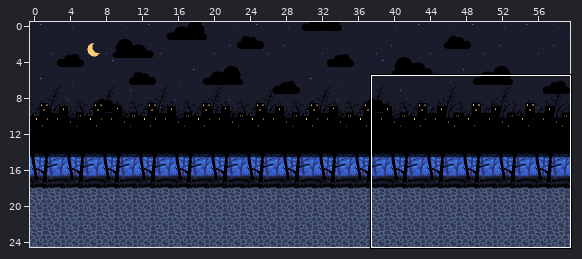
Level history. Tiled map: assets/tilemap.tmx. Above, an overview of the earlier version with the close-up marked.
Close-up. Earlier state:
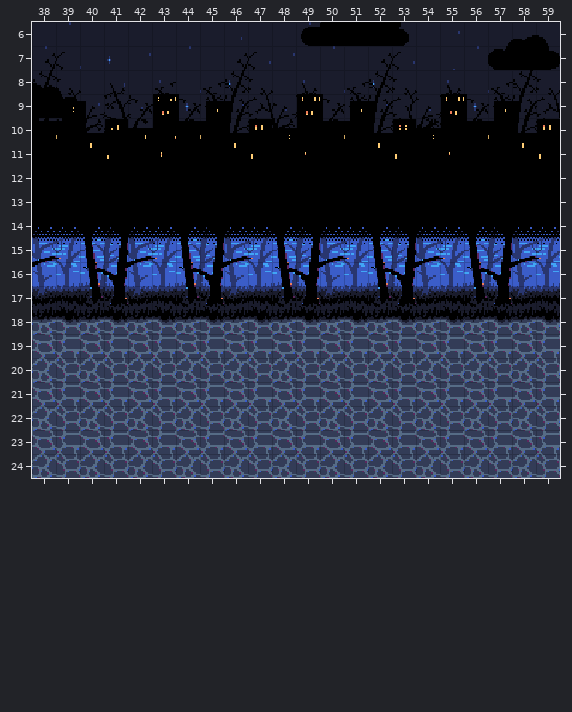
Cells are 16x16 px. Shown: x 38..59, y 6..24. The commit also changed other parts of the map, which this record leaves out. The old version is drawn lined up with the new one.
After:
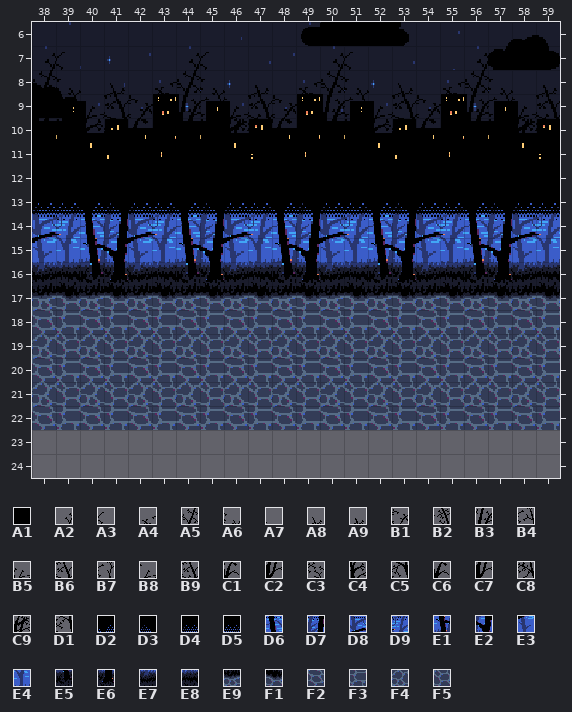
Key: from "Sombervale": A1 29, A2 100, A3 101, A4 113, A5 114, A6 115, A7 116, A8 117, A9 123, B1 126, B2 127, B3 128, B4 129, B5 130, B6 131, B7 135, B8 136, B9 137, C1 140, C2 142, C3 143, C4 144, C5 145, C6 146, C7 148, C8 149, C9 150, D1 151, D2 182, D3 183, D4 184, D5 185, D6 196, D7 197, D8 198, D9 199, E1 210, E2 211, E3 212, E4 213, E5 224, E6 225, E7 226, E8 227, E9 238, F1 239, F2 252, F3 253, F4 266, F5 267.
__ is an empty cell.
Tiles replaced or removed in this view: A1, A2, A3, A4, A5, A6, A8, A9, B1, B2, B3, B4, B5, B6, B7, B8, B9, C1, C2, C3, C4, C6, C7, C8, C9, D2, D3, D4, D5, D6, D7, D8, D9, E1, E2, E3, E4, E5, E6, E7, E8, E9, F1, F2, F3, F4, F5.
Changes in this commit:
Changed rows in their new state; .. is an unchanged cell.
map size 60x25 -> 60x23 cells
Layer "Sky":
first column x 38:
23 __ __ __ __ __ __ __ __ __ __ __ __ __ __ __ __ __ __ __ __ __ __
24 __ __ __ __ __ __ __ __ __ __ __ __ __ __ __ __ __ __ __ __ __ __
Layer "Treeline":
first column x 38:
 7 .. .. .. .. .. .. A2 A3 __ __ .. .. A2 A3 __ __ .. .. A2 .. .. ..
 8 .. .. .. .. .. .. A5 A6 A7 A9 .. A4 A5 A6 A7 A8 .. A4 A5 A6 A7 A9
 9 .. .. .. .. .. .. B3 B7 B8 B9 B1 B2 B3 B4 B5 B6 B1 B2 B3 B7 B8 B9
10 .. .. .. .. .. .. C7 .. C9 D1 C1 .. C2 .. C4 C5 C6 .. C7 .. C9 D1
13 D4 D5 D2 D3 D4 D5 D2 D3 D4 D5 D2 D3 D4 D5 D2 D3 D4 D5 D2 D3 D4 D5
14 D8 D9 D6 D7 D8 D9 D6 D7 D8 D9 D6 D7 D8 D9 D6 D7 D8 D9 D6 D7 D8 D9
15 E3 E4 E1 E2 E3 E4 E1 E2 E3 E4 E1 E2 E3 E4 E1 E2 E3 E4 E1 E2 E3 E4
16 E7 E8 E5 E6 E7 E8 E5 E6 E7 E8 E5 E6 E7 E8 E5 E6 E7 E8 E5 E6 E7 E8
17 E9 F1 E9 F1 E9 F1 E9 F1 E9 F1 E9 F1 E9 F1 E9 F1 E9 F1 E9 F1 E9 F1
18 F2 F3 F2 F3 F2 F3 F2 F3 F2 F3 F2 F3 F2 F3 F2 F3 F2 F3 F2 F3 F2 F3
19 F4 F5 F4 F5 F4 F5 F4 F5 F4 F5 F4 F5 F4 F5 F4 F5 F4 F5 F4 F5 F4 F5
20 F2 F3 F2 F3 F2 F3 F2 F3 F2 F3 F2 F3 F2 F3 F2 F3 F2 F3 F2 F3 F2 F3
21 F4 F5 F4 F5 F4 F5 F4 F5 F4 F5 F4 F5 F4 F5 F4 F5 F4 F5 F4 F5 F4 F5
22 F2 F3 F2 F3 F2 F3 F2 F3 F2 F3 F2 F3 F2 F3 F2 F3 F2 F3 F2 F3 F2 F3
23 __ __ __ __ __ __ __ __ __ __ __ __ __ __ __ __ __ __ __ __ __ __
24 __ __ __ __ __ __ __ __ __ __ __ __ __ __ __ __ __ __ __ __ __ __
Boxes around the changes in both close-ups, in picture pixels (x1, y1, x2, y2):
changed: (176, 52, 560, 139)
changed: (32, 203, 560, 478)
